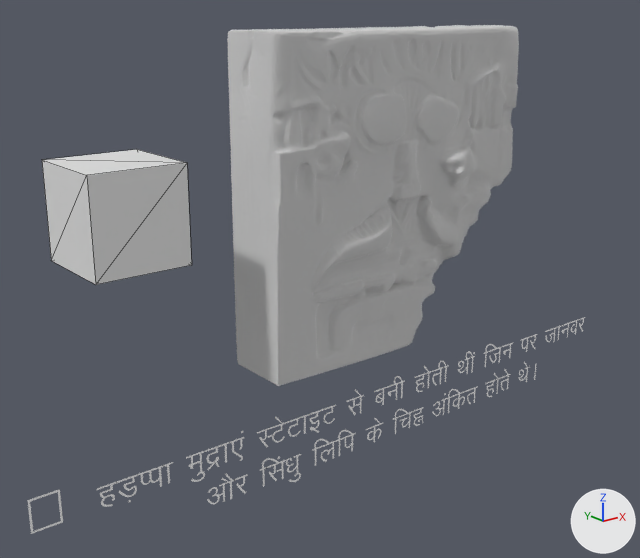
A saved change to the glTF model public/models/harappa-stamp.glb.
One viewpoint serves both versions: a 50 mm camera at (-2.35, -1.2, 1.2) aimed at (-0.21, 1.48, 0.13). Arrows for +X, +Y and +Z are at lower right; the lights stay in place. Mesh edges are drawn as thin lines on the coarser meshes. Where no turn or scale is listed for an object, it has been applied to the vertices.

The first picture shows 'Cube', 'Text', 'geometry_0'.
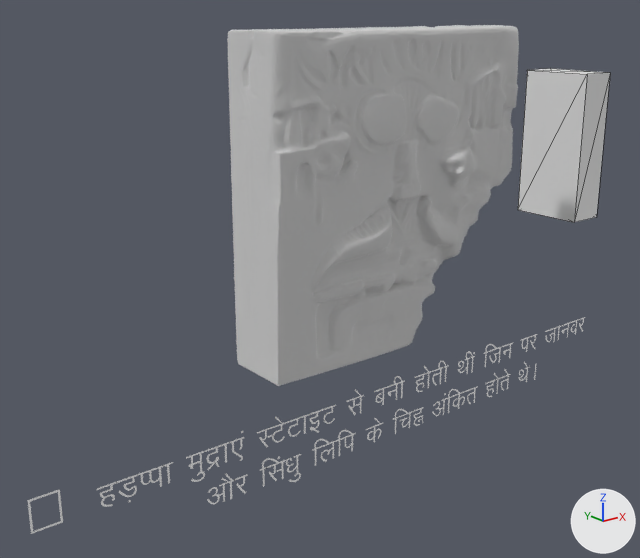
The newer file is also turned or shifted as a whole; pictures and numbers use the older file's frame.

Location of each change, [x1, y1, x2, y2] in pixels of the pictures (640 x 558 px):
'Cube', moved, rescaled (38% narrower, 13% taller): before [42, 149, 192, 285]; after [518, 68, 610, 222]

What changed in the scene script:
```text
Change ob_cube:
    ob_cube.location: (-1.073, 1.468, 0.536) -> (1.311, 1.468, 0.536)
    ob_cube.scale: (-0.172, -0.172, -0.172) -> (-0.09, -0.172, -0.349)
```
